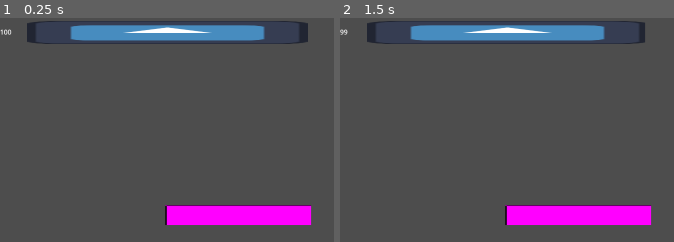
Above: before the commit, frames 1-2 (left to right).
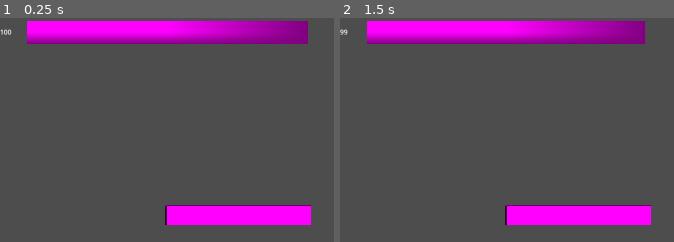
Above: after the commit, the same moments.

Repository: Karanval/CatStack
Game: Godot game, scene res://Scenes/TestScene/TestScene.tscn
The game is run twice, just before and just after one commit, with the same random seed, the same clock (stepped at 60 frames per second) and the same inputs. The engine's default icon, where the game draws it, is replaced by a stand-in: a white triangle on a blue panel in a dark square.
Inputs:
- Up to frame 1 (0.25 s): no input
- Up to frame 2 (1.5 s): tap Enter at 0.5 s; hold Up (ui_up) 0.53-1.28 s; tap Space at 1.25 s; hold Down (ui_down) from 1.28 s (still down)
The pictures show only the part of the screen within x 1-51%, y 0-50%; the shares and areas given below are measured in that part.

The runs differ from the first frame. In frame 1, 8.6% of the frame differs, in the area x 8-93%, y 1-12%; in frame 2, 8.5%.

Commit message:
Prettier sleep bar

Diff:
--- a/Scenes/SleepBar/sleep_bar.gd
+++ b/Scenes/SleepBar/sleep_bar.gd
@@ -3,12 +3,13 @@
 @export var MAX_SLEEP = 100
 var _sleep
 signal wake_up
+signal sleep_changed
 
 func _ready() -> void:
 	_sleep = MAX_SLEEP
 	$SleepValue.text = str(_sleep)
 
-func change_sleep(amount: int):
+func change_sleep(amount: int) -> void:
 	_sleep += amount
 	if _sleep > MAX_SLEEP:
 		_sleep = MAX_SLEEP
@@ -18,6 +19,7 @@
 
 	$SleepValue.text = str(_sleep)
 	_updateProgressBar()
+	emit_signal("sleep_changed",_sleep)
 
 func _input(event: InputEvent) -> void:
 	if event.is_action("ui_up"):
--- a/Scenes/SleepBar/sleep_bar.tscn
+++ b/Scenes/SleepBar/sleep_bar.tscn
@@ -1,7 +1,8 @@
 [gd_scene load_steps=3 format=3 uid="uid://vv76aw14qh3n"]
 
 [ext_resource type="Script" uid="uid://bt7b7sufj3408" path="res://Scenes/SleepBar/sleep_bar.gd" id="1_5ulla"]
-[ext_resource type="Texture2D" uid="uid://bp8cwv7qsstcg" path="res://icon.svg" id="2_5mi0x"]
+
+[sub_resource type="PlaceholderTexture2D" id="PlaceholderTexture2D_pahgm"]
 
 [node name="SleepBar" type="Control"]
 layout_mode = 3
@@ -28,4 +29,4 @@
 offset_bottom = 63.0
 value = 100.0
 nine_patch_stretch = true
-texture_progress = ExtResource("2_5mi0x")
+texture_progress = SubResource("PlaceholderTexture2D_pahgm")
